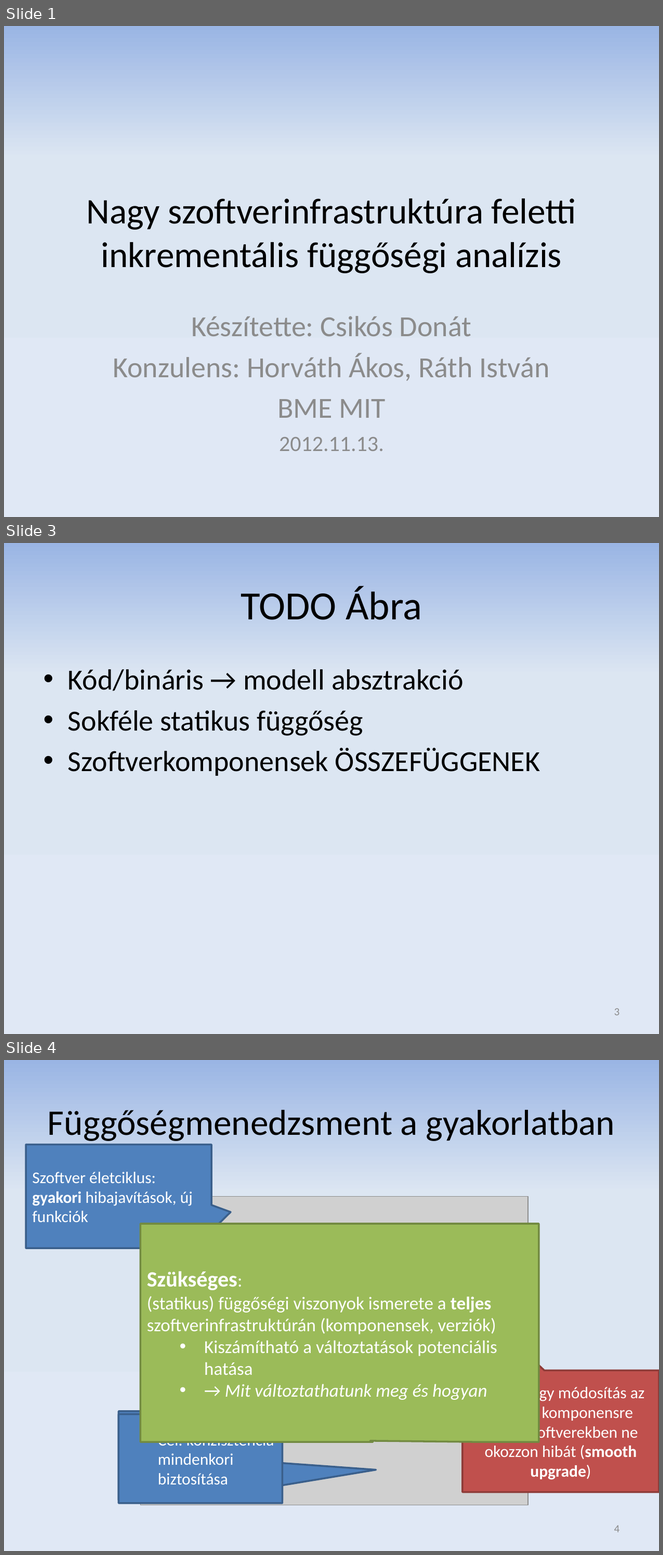
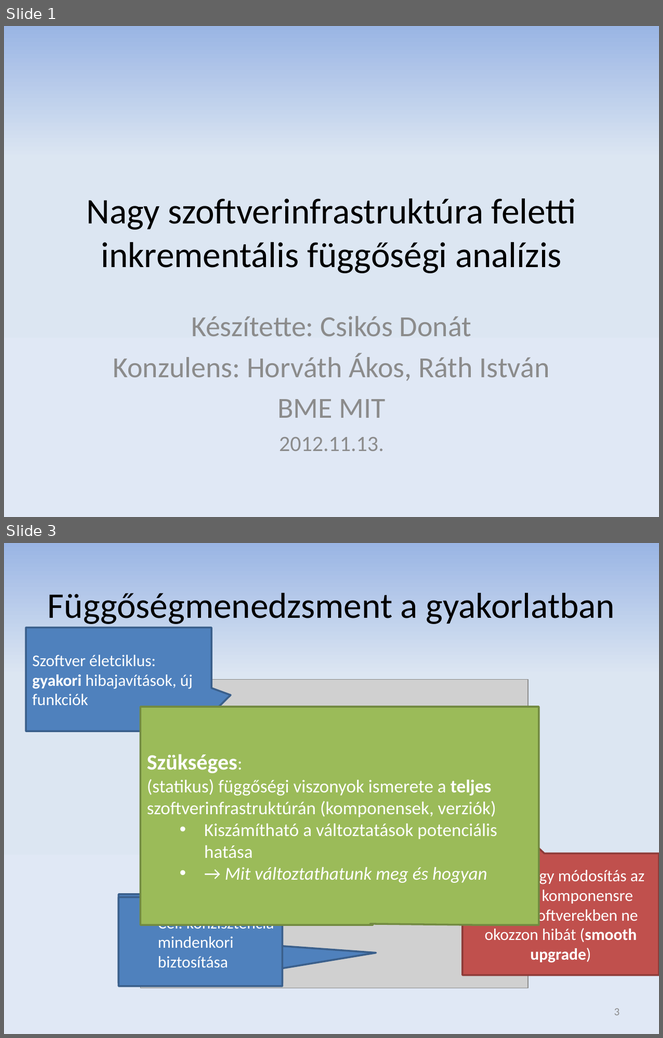
Before and after one commit to donat/incquery-deps, a slide deck: incquery-deps-documentation/presentation/tdk_pres_hu_v3.pptx. Shown one above the other, each under a label of ours: slides 1, 3 and 4 before the commit, slides 1 and 3 after it; the slides between them are not shown. The pictures are 663x1555 and 663x1038 pixels, drawn with LibreOffice and Linux fonts; fonts in the diff are those of the drawing; grey boxes stand for pictures. Boxes give left, top, right and bottom in pixels: in the first picture for what was removed or moved away, otherwise in the second. Text is boxed around its words. In the diff, an @@ line names an element or a change of style, - is before the commit and + after.

```diff
--- a/incquery-deps-documentation/presentation/tdk_pres_hu_v3.pptx
+++ b/incquery-deps-documentation/presentation/tdk_pres_hu_v3.pptx
@@ slide 3 removed at (4,543,659,1034), background gradient #9AB5E4 to #DCE6F2 to #E1E8F5 @@
@@ title removed at (241,586,422,620) @@
-TODO Ábra
@@ text removed at (68,669,540,776) @@
-• Kód/bináris → modell absztrakció
-• Sokféle statikus függőség
-• Szoftverkomponensek ÖSSZEFÜGGENEK
@@ page number removed at (614,1008,620,1016) @@
-3
@@ what was slide 4 is now slide 3 @@
@@ page number at (614,1008,620,1016): text changed @@
-4
+3
```
Also in this commit, not shown: 1 slide added, 1 other slide removed.
